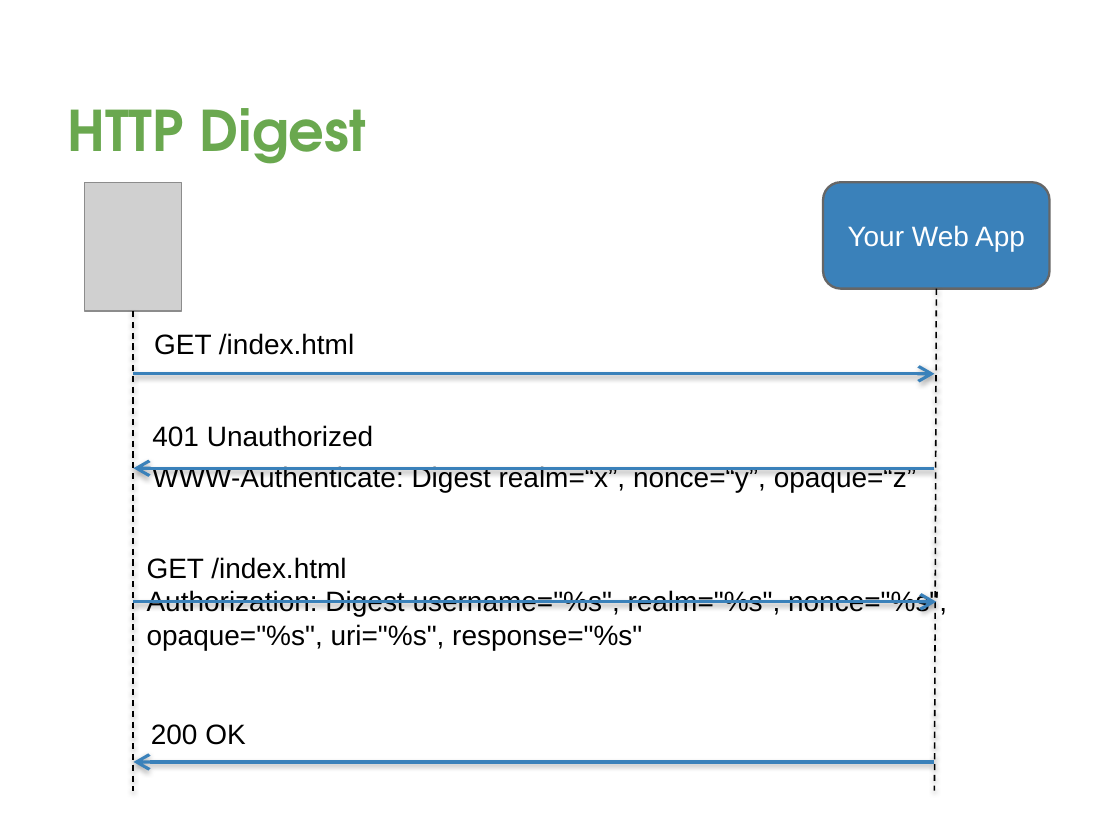
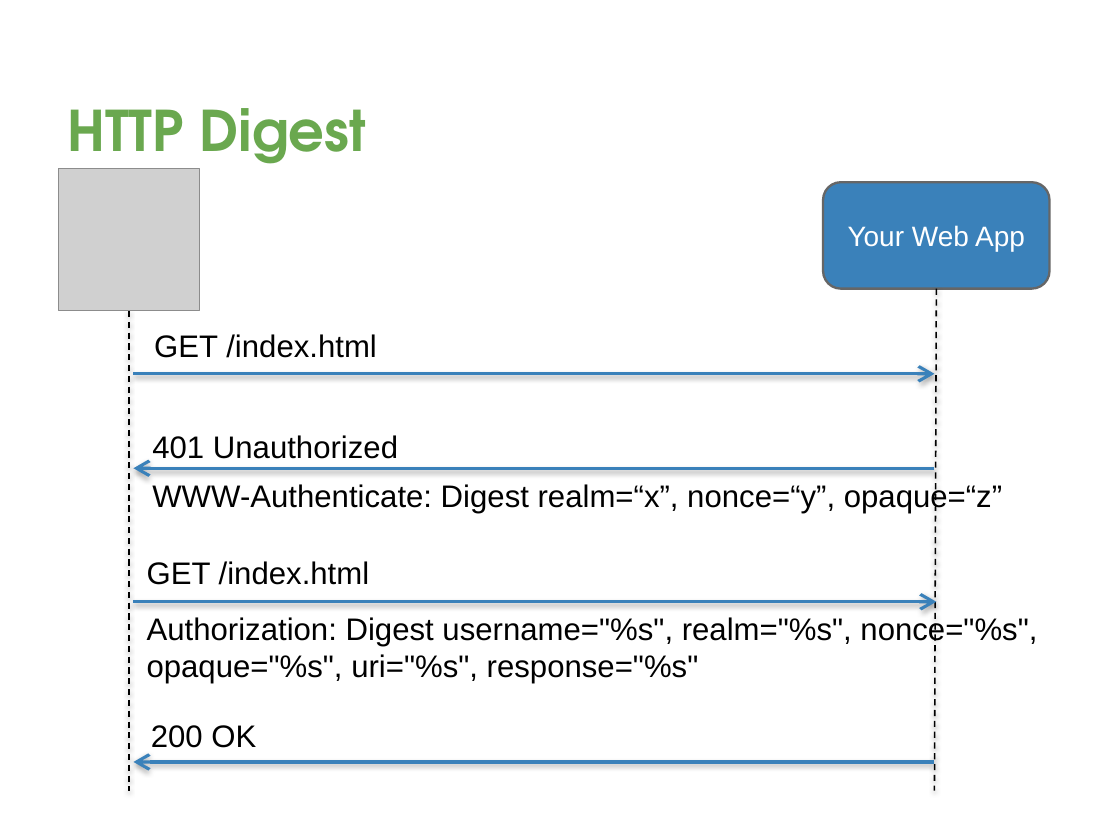
Before and after one commit to davetrux/gdgmidevfest-2017, a slide deck: slide 20 of MobileAuthWebWorld.pptx. Drawn at 1120x840 pixels with LibreOffice and Linux fonts; fonts in the diff are those of the drawing; grey boxes stand for pictures; background and template pictures are left out. Boxes give left, top, right and bottom in pixels: in the first picture for what was removed or moved away, otherwise in the second. Text is boxed around its words. In the diff, an @@ line names an element or a change of style, - is before the commit and + after.

```diff
--- a/MobileAuthWebWorld.pptx
+++ b/MobileAuthWebWorld.pptx
@@ picture at (58,169,199,310): rotation 180 to 0 degrees @@
@@ line moved from (133, 311) - (133, 791) to (129, 311) - (129, 791) @@
@@ text "GET /index.html" at (154,334,377,358): size 18 to 20 pt @@
@@ text "401 Unauthorized" at (152,435,1002,513): size 18 to 20 pt; line spacing 1.2 to 1.3 @@
@@ text "GET /index.html" at (147,561,1037,683): size 18 to 20 pt; more space between paragraphs @@
@@ text "200 OK" at (151,725,256,748): size 18 to 20 pt @@
```
Also in this commit, not shown: 7 other slides changed, 2 slides added.
